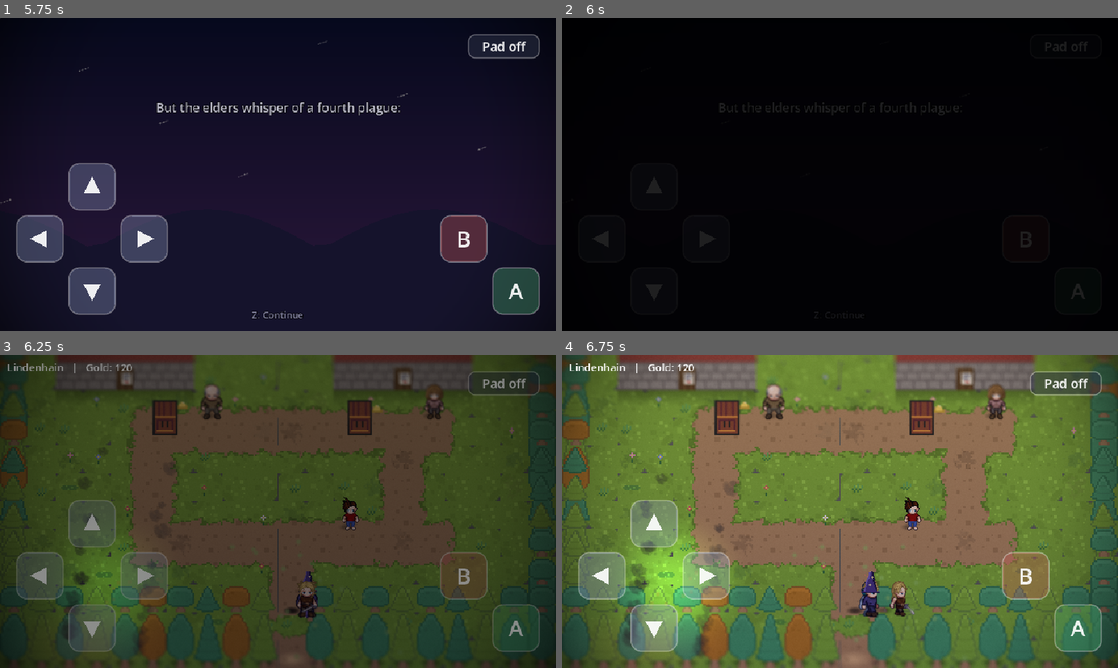
Above: before the commit, frames 1-4 (two rows, left to right).
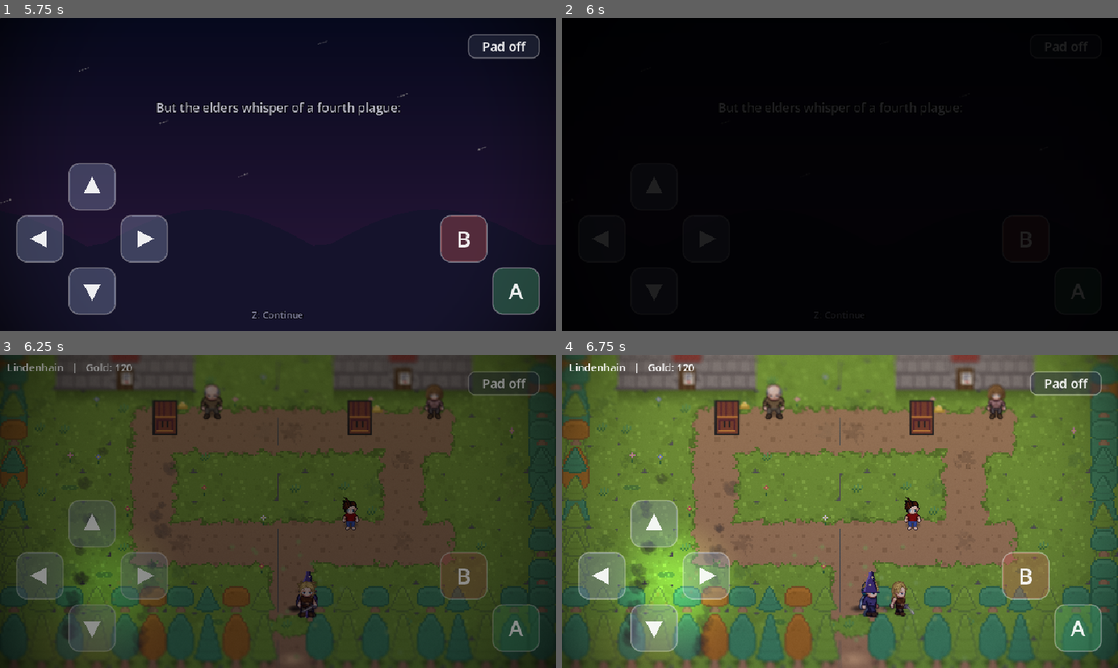
Above: after the commit, the same moments.

Repository: KungFuBrot/RpgGodot
Game: Godot game, scene res://scenes/Main.tscn
Same seed, same stepped clock (60 frames per second), same inputs: the game is played once before the commit and once after it.
Inputs (mouse positions are in pixels of both pictures, inside the frame that each line leads up to):
- Up to frame 1 (5.75 s): tap Enter at 0.5 s; move the mouse to (400, 158) at 0.52 s; hold Right (move_right) 0.53-1.25 s; hold Z (confirm) 0.53-1.25 s; click (400, 158) at 0.67 s; tap Space at 0.77, 1.07 s; drag from (166, 190) to (250, 237) at 1.27 s; click (94, 187) at 2.02 s; click (38, 240) at 2.77 s; click (144, 240) at 3.52 s; click (94, 290) at 4.27 s; click "A" at 5 s
- Up to frame 2 (6 s): click "B" at 5.75 s
- Up to frame 3 (6.25 s): no input
- Up to frame 4 (6.75 s): move the mouse to (895, 442) at 6.52 s; hold Right (move_right) from 6.53 s (still down); hold Z (confirm) from 6.53 s (still down)

Frames 1-2 are identical in both runs. In frame 3, 0.5% of the frame differs, in the area x 10-85%, y 0-83%; in frame 4, 1.1%.

Commit message:
Fix: ruhigeres Atmen, Schatten, Schusszeitpunkt, sichtbarer Mund, groessere Haeuser, deutlichere Plagen
- Atmen lief mit dem vollen Bildtakt (~0.16 s bei nur zwei Bildern) und wirkte
  hektisch. Die Leerlauf-Folge laeuft jetzt auf einem Drittel des Takts,
  Aktionen behalten ihr Tempo.
- Der Feldschatten sass auf dem alten Versatz 6/15 und damit neben der Figur;
  jetzt Kachelmitte, knapp unter den Fuessen.
- Die Minigun feuerte, waehrend die Rausholbewegung noch lief — jetzt wartet
  der erste Schuss, bis sie eingerastet ist.
- Die Mundbewegung beim Zaubern lag auf festen Werten aus dem alten 32x56-Rig
  und damit im Hals; Lage und Groesse kommen jetzt aus der Leinwandhoehe.
- Haeuser wachsen nach oben aus ihrer Kachel heraus und wirken anderthalb
  Kacheln hoch; die Grundflaeche bleibt unveraendert.
- Die drei Plagen auf der Weltkarte sind deutlich staerker: mehr Schlammfelder
  und Blasen entlang des Flusses samt gruenem Dunst, eine ganze Tributstrasse
  aus Kisten, Muenzhaufen und Goldstaub, fuenf Rauchsaeulen und mehr Brandherde
  vor der Hassfestung.

Co-Authored-By: Claude Opus 5 <noreply@anthropic.com>
Claude-Session: https://claude.ai/code/session_01NtEoxBa4KUMGYTGNS1fbmD

Diff:
--- a/scripts/Field.gd
+++ b/scripts/Field.gd
@@ -445,6 +445,14 @@
 	s.centered = false
 	s.position = Vector2(x * TILE, y * TILE)
 	s.z_index = 2
+	# Häuser standen auf einer einzigen Kachel und waren auf der Überlandkarte
+	# kaum als Gebäude zu erkennen. Dach und Wand wachsen deshalb nach OBEN aus
+	# ihrer Kachel heraus — die Grundfläche (und damit das Begehbare) bleibt
+	# unverändert, das Haus wirkt aber anderthalb Kacheln hoch.
+	if ch == "R" or ch == "W":
+		s.scale = Vector2(1.0, 1.7)
+		s.position.y -= TILE * 0.7
+		s.z_index = 3
 	add_child(s)
 
 ## Dungeonwände dreistufig statt überall dieselbe Ziegelfläche: die Reihe am
@@ -703,40 +711,74 @@
 ## Plage 1 auf der Überwelt: der Fluss führt Giftbrühe — trübes Wasser,
 ## Blasen und Schlammränder an den Ufern. Nach dem Sieg glitzert er wieder.
 func _plague_toxic_world() -> void:
+	# Deutlich sichtbar statt angedeutet: der Fluss ist braungrün gekippt, an
+	# beiden Ufern liegt Schlamm, und über der ganzen Länge steigen Blasen auf.
 	for s: Sprite2D in water_tiles:
-		s.modulate = Color(0.72, 0.68, 0.42)
-	for t: Vector2i in [Vector2i(10, 3), Vector2i(13, 7), Vector2i(10, 9), Vector2i(13, 12)]:
+		s.modulate = Color(0.60, 0.62, 0.30)
+	for t: Vector2i in [Vector2i(10, 2), Vector2i(13, 3), Vector2i(10, 5),
+			Vector2i(13, 7), Vector2i(10, 9), Vector2i(13, 10), Vector2i(10, 12),
+			Vector2i(13, 13)]:
 		_place_prop("sludge", t.x, t.y, _tile_noise(t.x, t.y))
-	_toxic_bubbles(Vector2(11 * TILE + 12, 4 * TILE))
-	_toxic_bubbles(Vector2(11 * TILE + 12, 8 * TILE))
-	_toxic_bubbles(Vector2(11 * TILE + 12, 12 * TILE))
+	for row in [2, 4, 6, 8, 10, 12, 14]:
+		_toxic_bubbles(Vector2(11 * TILE + 12, row * TILE))
+	# Kranker grüner Dunst über dem Flusslauf.
+	var haze := Fx.point_light(Color(0.55, 0.95, 0.35), 120.0, 0.55)
+	haze.position = Vector2(11 * TILE + 16, 8 * TILE)
+	add_child(haze)
+	Fx.pulse(haze, 0.55, 2.4)
 
 ## Plage 2 auf der Überwelt: die Tributstraße zum Konzernturm — Zollkisten und
 ## eingetriebene Münzhaufen säumen den Pass, goldener Schein über dem Tor.
 func _plague_greed_world() -> void:
-	_place_prop("crate", 17, 3, 0.30)
-	_place_prop("coins", 19, 3, 0.60)
-	_place_prop("coins", 16, 4, 0.25)
-	_place_prop("crate", 19, 4, 0.75)
-	_place_prop("coins", 17, 6, 0.45)
-	var l := Fx.point_light(Color(1.0, 0.85, 0.45), 52.0, 0.7)
-	l.position = Vector2(18 * TILE + 8, 3 * TILE)
-	add_child(l)
-	Fx.pulse(l, 0.7, 1.6)
+	# Der ganze Pass ist eine Tributstraße: Zollkisten, eingetriebene Münzen und
+	# ein goldener Schein, der von weitem zu sehen ist.
+	for t: Vector2i in [Vector2i(17, 3), Vector2i(19, 4), Vector2i(18, 7),
+			Vector2i(16, 8), Vector2i(19, 9)]:
+		_place_prop("crate", t.x, t.y, _tile_noise(t.x, t.y))
+	for t2: Vector2i in [Vector2i(19, 3), Vector2i(16, 4), Vector2i(17, 6),
+			Vector2i(19, 7), Vector2i(17, 9), Vector2i(18, 10)]:
+		_place_prop("coins", t2.x, t2.y, _tile_noise(t2.x, t2.y))
+	for pos: Vector2i in [Vector2i(18, 3), Vector2i(18, 8)]:
+		var l := Fx.point_light(Color(1.0, 0.85, 0.45), 84.0, 0.9)
+		l.position = Vector2(pos.x * TILE + 8, pos.y * TILE)
+		add_child(l)
+		Fx.pulse(l, 0.9, 1.6)
+	# Goldstaub über der Straße
+	var dust := CPUParticles2D.new()
+	dust.position = Vector2(18 * TILE, 6 * TILE)
+	dust.amount = 26
+	dust.lifetime = 4.0
+	dust.preprocess = 4.0
+	dust.emission_shape = CPUParticles2D.EMISSION_SHAPE_RECTANGLE
+	dust.emission_rect_extents = Vector2(30, 60)
+	dust.gravity = Vector2(2, -6)
+	dust.scale_amount_min = 0.03
+	dust.scale_amount_max = 0.09
+	dust.color = Color(1.0, 0.86, 0.42, 0.55)
+	dust.texture = SpriteFactory.particle("star_07")
+	dust.z_index = 4
+	add_child(dust)
 
 ## Plage 3 auf der Überwelt: über der Hassfestung steht Kriegsrauch, Glut
 ## treibt übers Land, der Boden ringsum ist aufgerissen und voller Gebeine.
 func _plague_war_world() -> void:
-	_smoke_plume(Vector2(4 * TILE + 8, 13 * TILE + 2), Color(0.22, 0.20, 0.22, 0.8))
-	_smoke_plume(Vector2(3 * TILE + 4, 13 * TILE + 8), Color(0.30, 0.26, 0.26, 0.6))
-	var l := Fx.point_light(Color(1.0, 0.35, 0.15), 60.0, 0.8)
-	l.position = Vector2(4 * TILE + 8, 13 * TILE + 8)
-	add_child(l)
-	Fx.pulse(l, 0.8, 1.1)
-	for t: Vector2i in [Vector2i(5, 13), Vector2i(2, 12)]:
+	# Mehrere Rauchsäulen und Brandherde: die Festung soll schon von weitem
+	# als Kriegsgebiet lesbar sein.
+	for pl: Vector2i in [Vector2i(4, 13), Vector2i(3, 13), Vector2i(6, 12),
+			Vector2i(2, 14), Vector2i(5, 14)]:
+		_smoke_plume(Vector2(pl.x * TILE + 6, pl.y * TILE + 4),
+			Color(0.24, 0.21, 0.22, 0.75))
+	for pos: Vector2i in [Vector2i(4, 13), Vector2i(6, 12), Vector2i(2, 14)]:
+		var l := Fx.point_light(Color(1.0, 0.35, 0.15), 78.0, 1.0)
+		l.position = Vector2(pos.x * TILE + 8, pos.y * TILE + 8)
+		add_child(l)
+		Fx.pulse(l, 1.0, 1.1)
+	for t: Vector2i in [Vector2i(5, 13), Vector2i(2, 12), Vector2i(7, 13),
+			Vector2i(3, 11), Vector2i(6, 14)]:
 		_place_prop("crack", t.x, t.y, _tile_noise(t.x, t.y))
-	_place_prop("bones", 6, 13, 0.5)
-	_place_prop("bones", 2, 13, 0.8)
+	for b: Vector2i in [Vector2i(6, 13), Vector2i(2, 13), Vector2i(4, 11),
+			Vector2i(7, 14)]:
+		_place_prop("bones", b.x, b.y, _tile_noise(b.x, b.y))
 	# Glutflocken treiben über die Ebene vor der Festung.
 	var p := CPUParticles2D.new()
 	p.position = Vector2(4 * TILE, 12 * TILE)
@@ -881,7 +923,9 @@
 	sh.texture_filter = CanvasItem.TEXTURE_FILTER_LINEAR
 	# Die Figur steht auf FIELD_CHAR_SCALE — Kinder erben das, also müssen
 	# Ort und Größe des Schattens gegengerechnet werden.
-	sh.position = Vector2(6, 15) / FIELD_CHAR_SCALE
+	# Mitte der Kachel, knapp unter den Füßen — der alte Wert 6/15 stammt aus der
+	# Zeit vor der zentrierten Ausrichtung und saß daneben.
+	sh.position = Vector2(TILE * 0.5, 14.0) / FIELD_CHAR_SCALE
 	sh.scale = Vector2(1.0, 1.0) / FIELD_CHAR_SCALE
 	sh.show_behind_parent = true
 	s.add_child(sh)
--- a/scripts/battle/BattleFx.gd
+++ b/scripts/battle/BattleFx.gd
@@ -175,18 +175,23 @@
 ## im Sprechrhythmus auf dem Gesicht des Zauberers (DTII-Sprite hat keine
 ## eigenen Gesichts-Frames). Räumt sich nach dur Sekunden selbst weg.
 func _chant(s: Sprite2D, dur: float) -> void:
+	# Lage und Größe aus der Leinwand ableiten: die alten festen Werte stammten
+	# aus dem 32x56-Rig und lagen bei den doppelt so großen Figuren mitten im
+	# Hals — der Mund war schlicht nicht zu sehen.
+	var hgt: float = s.texture.get_height() if s.texture != null else 112.0
 	var mouth := Sprite2D.new()
-	mouth.texture = SpriteFactory.circle(2, Color(0.30, 0.10, 0.10))
-	mouth.position = Vector2(-3.0, -3.2)
-	mouth.scale = Vector2(0.6, 0.4)
-	mouth.z_index = 1
+	mouth.texture = SpriteFactory.circle(3, Color(0.26, 0.07, 0.07))
+	mouth.texture_filter = CanvasItem.TEXTURE_FILTER_NEAREST
+	mouth.position = Vector2(-hgt * 0.045, -hgt * 0.165)
+	mouth.scale = Vector2(1.1, 0.7)
+	mouth.z_index = 2
 	s.add_child(mouth)
 	var tw := mouth.create_tween().set_loops()
-	tw.tween_property(mouth, "scale", Vector2(0.5, 0.85), 0.09) \
+	tw.tween_property(mouth, "scale", Vector2(0.9, 1.7), 0.11) \
 		.set_trans(Tween.TRANS_SINE).set_ease(Tween.EASE_IN_OUT)
-	tw.tween_property(mouth, "scale", Vector2(0.65, 0.3), 0.08) \
+	tw.tween_property(mouth, "scale", Vector2(1.2, 0.5), 0.10) \
 		.set_trans(Tween.TRANS_SINE).set_ease(Tween.EASE_IN_OUT)
-	tw.tween_property(mouth, "scale", Vector2(0.55, 0.65), 0.11) \
+	tw.tween_property(mouth, "scale", Vector2(1.0, 1.2), 0.13) \
 		.set_trans(Tween.TRANS_SINE).set_ease(Tween.EASE_IN_OUT)
 	get_tree().create_timer(dur).timeout.connect(func():
 		if is_instance_valid(mouth):
--- a/scripts/battle/BattleRaxActions.gd
+++ b/scripts/battle/BattleRaxActions.gd
@@ -28,7 +28,10 @@
 		.set_trans(Tween.TRANS_BACK).set_ease(Tween.EASE_OUT)
 	await snap.finished
 	# Minigun hervorholen — sie liefert auch den Punkt, an dem es blitzt.
+	# Erst wenn sie eingerastet ist, wird gefeuert (die Rausholbewegung dauert
+	# gut ein Drittel Sekunde); vorher schoss er, während er noch griff.
 	var gun := _rax_equip(h, "minigun", Vector2(-52, 13))
+	await get_tree().create_timer(0.42).timeout
 	# Gesamtschaden wie beim Nahkampf, nur minimal stärker (Signaturangriff).
 	var rounds := 14
 	var total: int = maxi(int(d["atk"] * randf_range(1.0, 1.3)) - e["def"], rounds)
--- a/scripts/battle/BattleStage.gd
+++ b/scripts/battle/BattleStage.gd
@@ -963,6 +963,12 @@
 			var anim: String = e.get("anim", "idle")
 			if not e["alive"] and anim != "down":
 				return
+			# Atmen läuft auf einem Drittel des Takts: mit voller Rate wirkte
+			# es hektisch. Aktionen (Angriff, Treffer) behalten das Tempo.
+			if anim == "idle":
+				e["tick"] = int(e.get("tick", 0)) + 1
+				if int(e["tick"]) % 3 != 0:
+					return
 			e["frame"] = (e["frame"] + 1) % RigFactory.mon_frames(anim, e["id"])
 			var tex := SpriteFactory.enemy_frame(e["id"], e["frame"], anim)
 			(e["sprite"] as Sprite2D).texture = tex
@@ -971,6 +977,11 @@
 	for h in heroes:
 		_unit_ticker(randf_range(0.13, 0.19), func():
 			if h["data"]["hp"] > 0:
+				# Wie bei den Kreaturen: ruhiges Atmen, volles Tempo im Kampf.
+				if h["anim"] == "idle":
+					h["tick"] = int(h.get("tick", 0)) + 1
+					if int(h["tick"]) % 3 != 0:
+						return
 				h["frame"] = (h["frame"] + 1) % RigFactory.anim_frames(h["anim"], h["data"]["id"])
 				_hero_tex(h, h["anim"], h["frame"]))
 	# Drohgebärde: alle paar Sekunden richtet sich eine wartende Kreatur auf
